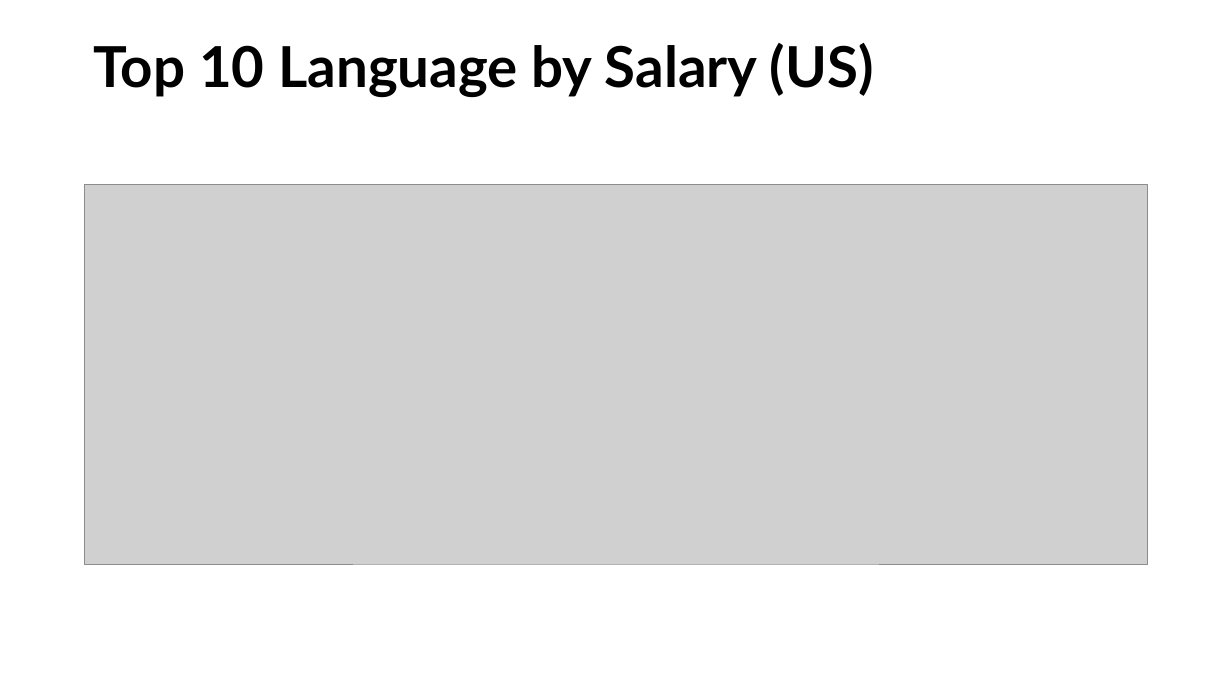
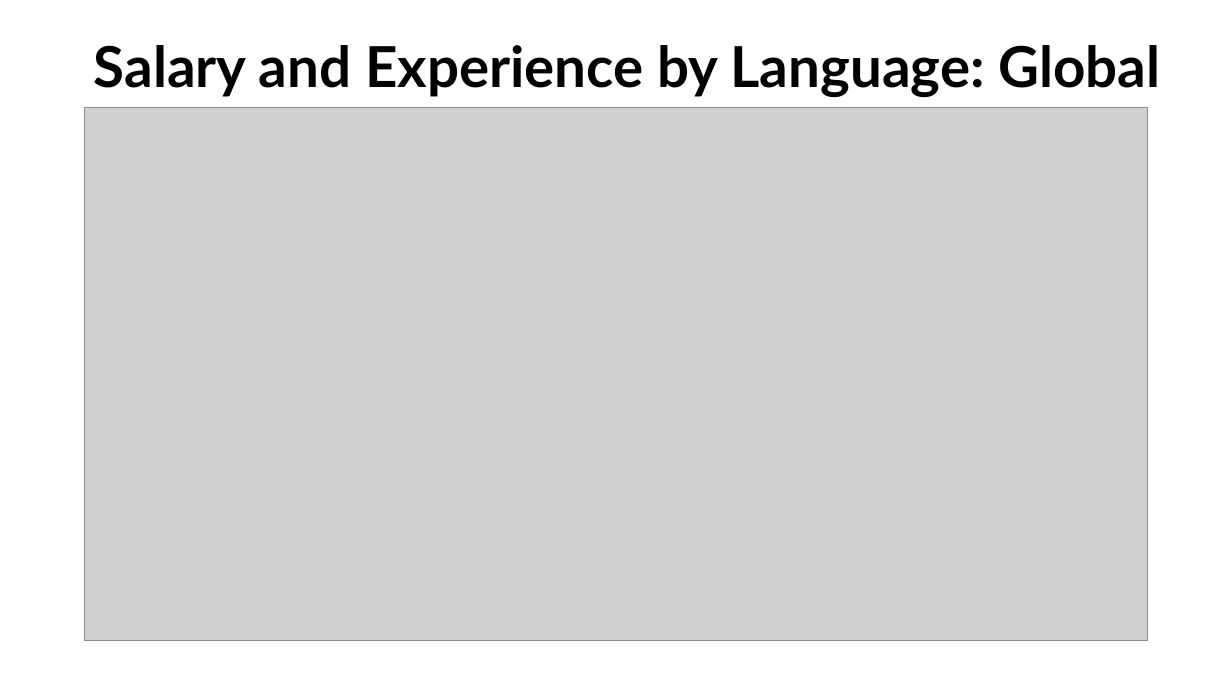
Before and after one commit to kuldeepemol/tech-nerds, a slide deck: slide 30 of Stack-overflow-2018-data-analysis.pptx. Drawn at 1232x693 pixels with LibreOffice and Linux fonts; fonts in the diff are those of the drawing; grey boxes stand for pictures. Boxes give left, top, right and bottom in pixels: in the first picture for what was removed or moved away, otherwise in the second. Text is boxed around its words. In the diff, an @@ line names an element or a change of style, - is before the commit and + after.

Commit message:
Added scatter plot for Salary and Experience by Language.

```diff
--- a/Stack-overflow-2018-data-analysis.pptx
+++ b/Stack-overflow-2018-data-analysis.pptx
@@ title at [94, 45, 1160, 98]: text changed @@
-Top 10 Language by Salary (US)
+Salary and Experience by Language: Global
@@ picture: place and size @@
-picture at [85, 184, 1148, 564]
+picture at [85, 108, 1148, 640]
```
Also in this commit, not shown: 2 other files.
